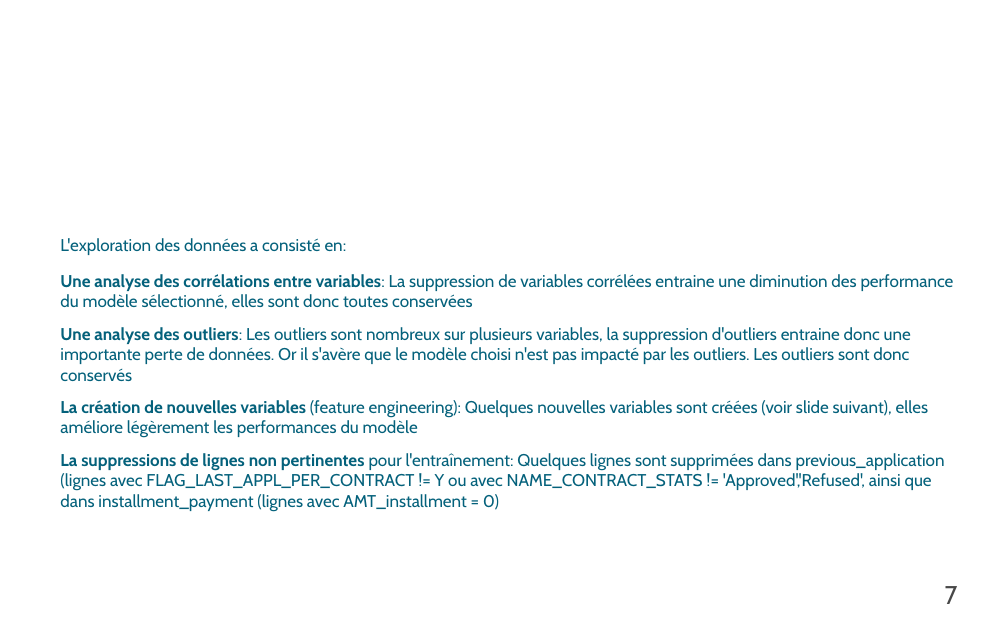
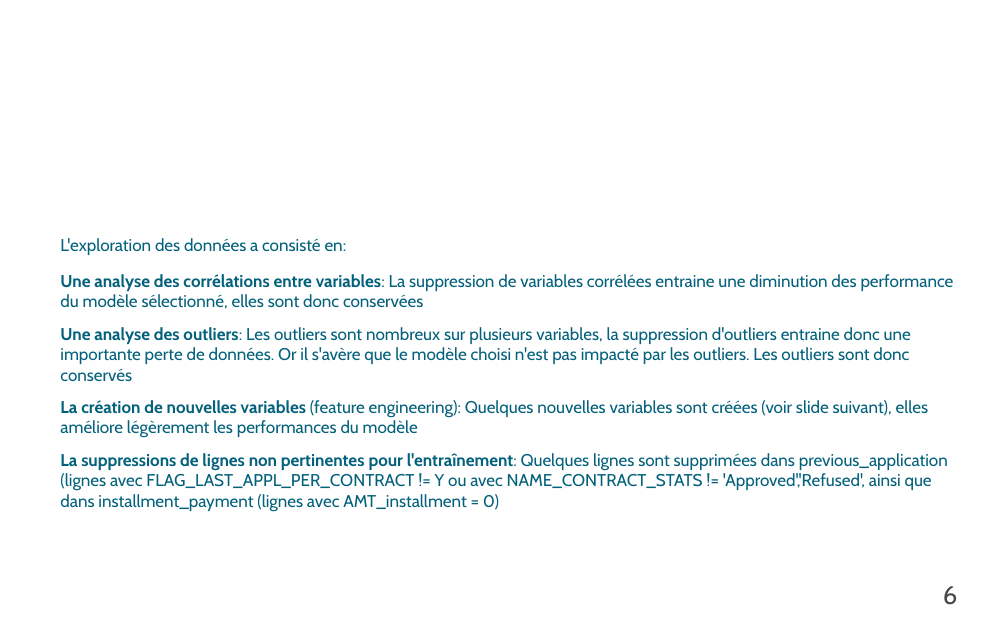
Before and after one commit to pyb-data/credit_scoring, a slide deck: slide 6 of P_07_Presentation.odp (slide 7 before the commit). Drawn at 1008x635 pixels with LibreOffice and Linux fonts; fonts in the diff are those of the drawing; background and template pictures are left out. Boxes give left, top, right and bottom in pixels: in the first picture for what was removed or moved away, otherwise in the second. Text is boxed around its words. In the diff, an @@ line names an element or a change of style, - is before the commit and + after.

Commit message:
quelques modifications

```diff
--- a/P_07_Presentation.odp
+++ b/P_07_Presentation.odp
@@ text at [60,274,954,309]: text changed @@
-Une analyse des corrélations entre variables: La suppression de variables corrélées entraine une diminution des performance du modèle sélectionné, elles sont donc toutes conservées
+Une analyse des corrélations entre variables: La suppression de variables corrélées entraine une diminution des performance du modèle sélectionné, elles sont donc conservées
@@ text at [60,453,948,512]: bold on in "pour l'entraînement:" @@
@@ page number at [943,586,958,605]: text changed @@
-7
+6
```
Also in this commit, not shown: 16 other slides changed, 3 slides added, 3 slides removed, 1 other file.
